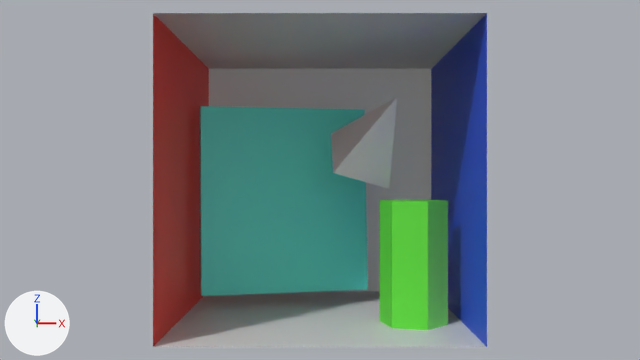
An edit to the Blender file media/cornell_box_gltf.blend, drawn before and after from the same camera.
Before and after are seen from the file's camera 'Camera'. Lighting does not change. The marker at lower left points along +X, +Y and +Z. The picture after the commit comes second.
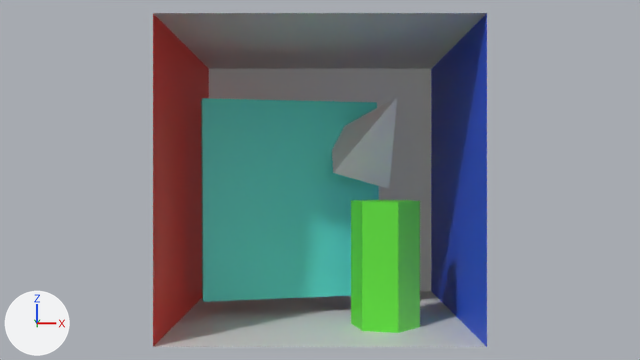
Changed parts and their boxes [x1, y1, x2, y2] in the pictures (640 x 360 px):
'BigBox', moved
    before: [200, 106, 368, 296]
    after: [201, 98, 379, 302]
'Cylinder', moved
    before: [380, 199, 448, 330]
    after: [351, 200, 420, 333]

Patch to the scene script:
```diff
--- a/media/cornell_box_gltf.blend.py
+++ b/media/cornell_box_gltf.blend.py
@@ ob_bigbox @@
 ob_bigbox = bpy.data.objects.new('BigBox', me_cube_001)
-ob_bigbox.location = (-0.346, 0.557, 0.088)
+ob_bigbox.location = (-0.273, 0.212, 0.107)
 ob_bigbox.rotation_euler = (-0.0551, -0.00267, 0.218)  # degrees (-3.2, -0.2, 12)
@@ ob_cylinder @@
 ob_cylinder = bpy.data.objects.new('Cylinder', me_cylinder)
-ob_cylinder.location = (0.654, -0.323, 0.0)
+ob_cylinder.location = (0.448, -0.403, 0.0)
 ob_cylinder.rotation_euler = (0.0, 0.0, 0.272)  # degrees (0, 0, 16)
```
